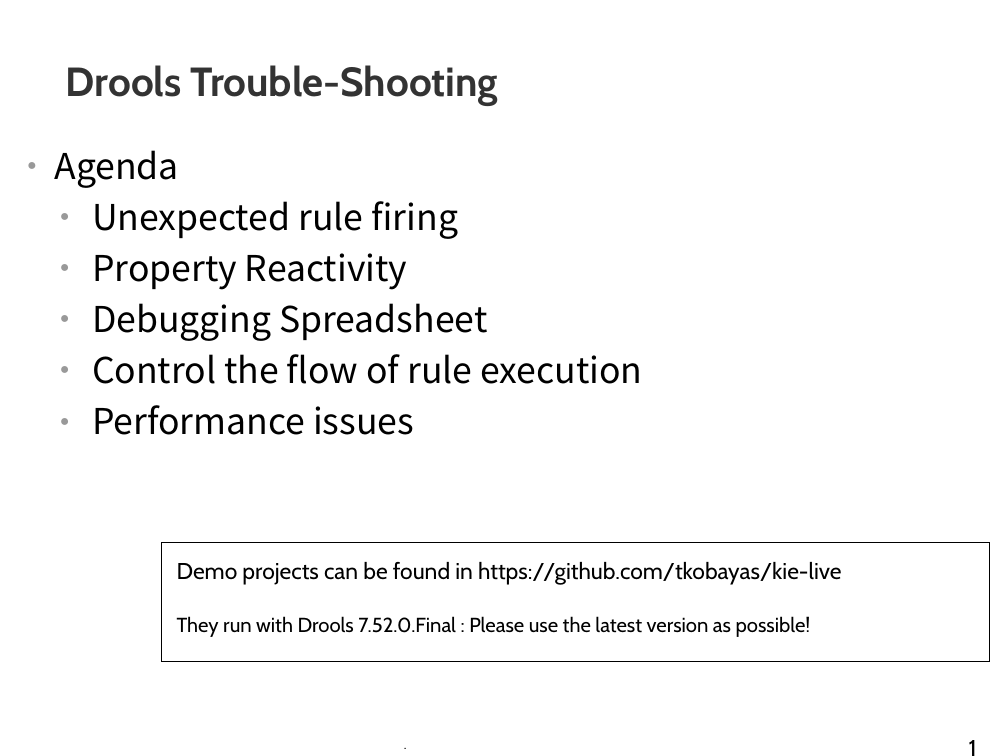
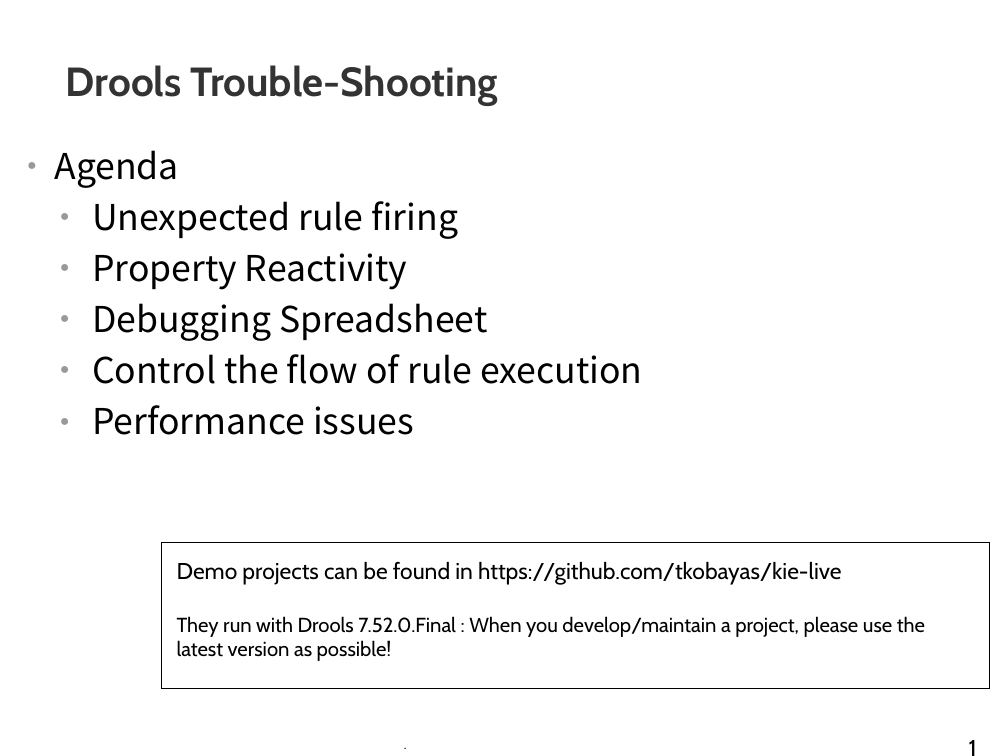
Before and after one commit to tkobayas/kie-live, a slide deck: slide 1 of 2021_Drools_trouble_shooting.odp. Drawn at 1008x756 pixels with LibreOffice and Linux fonts; fonts in the diff are those of the drawing; background and template pictures are left out. Boxes give left, top, right and bottom in pixels: in the first picture for what was removed or moved away, otherwise in the second. Text is boxed around its words. In the diff, an @@ line names an element or a change of style, - is before the commit and + after.

```diff
--- a/2021_Drools_trouble_shooting.odp
+++ b/2021_Drools_trouble_shooting.odp
@@ rectangle "Demo projects can be found ...": place and size @@
-rectangle "Demo projects can be found ..." at <box>162,542,991,661</box>
+rectangle "Demo projects can be found ..." at <box>162,542,991,689</box>
@@ text in rectangle at <box>177,616,925,661</box>: text changed @@
-They run with Drools 7.52.0.Final : Please use the latest version as possible!
+They run with Drools 7.52.0.Final : When you develop/maintain a project, please use the latest version as possible!
```
Also in this commit, not shown: 3 other slides changed.
